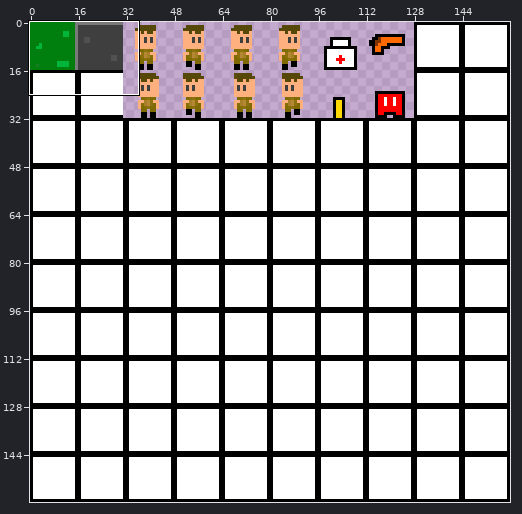
Edited in one commit: sprite sheet (Game_01/res/spritesheet.png). The picture above shows the old version from afar; the outline marks the close-up.
Close-up. The starting point:
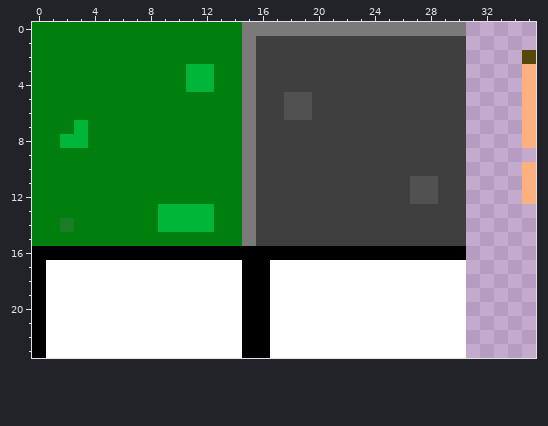
The file is 160x160 pixels. Pixels under 10% opacity are left out. Colours within 5 levels of each other are drawn and written as one. Shown: x 0..35, y 0..23.
Now the later version:
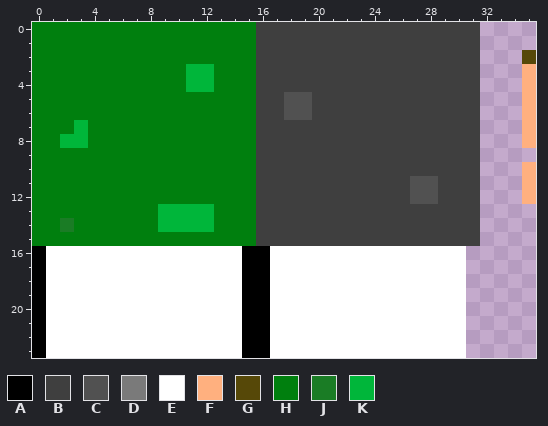
Palette (. is transparent): A #000000  B #3f3f3f  C #515151  D #7a7a7a  E #ffffff  F #ffb07f  G #564808  H #007f0e  J #1a7c25  K #00b63a
The exact change:
@@ x 0..35 @@
- 0 HHHHHHHHHHHHHHHDDDDDDDDDDDDDDDD.....
- 1 HHHHHHHHHHHHHHHDBBBBBBBBBBBBBBB.....
- 2 HHHHHHHHHHHHHHHDBBBBBBBBBBBBBBB....G
- 3 HHHHHHHHHHHKKHHDBBBBBBBBBBBBBBB....F
- 4 HHHHHHHHHHHKKHHDBBBBBBBBBBBBBBB....F
- 5 HHHHHHHHHHHHHHHDBBCCBBBBBBBBBBB....F
- 6 HHHHHHHHHHHHHHHDBBCCBBBBBBBBBBB....F
- 7 HHHKHHHHHHHHHHHDBBBBBBBBBBBBBBB....F
- 8 HHKKHHHHHHHHHHHDBBBBBBBBBBBBBBB....F
- 9 HHHHHHHHHHHHHHHDBBBBBBBBBBBBBBB.....
-10 HHHHHHHHHHHHHHHDBBBBBBBBBBBBBBB....F
-11 HHHHHHHHHHHHHHHDBBBBBBBBBBBCCBB....F
-12 HHHHHHHHHHHHHHHDBBBBBBBBBBBCCBB....F
-13 HHHHHHHHHKKKKHHDBBBBBBBBBBBBBBB.....
-14 HHJHHHHHHKKKKHHDBBBBBBBBBBBBBBB.....
-15 HHHHHHHHHHHHHHHDBBBBBBBBBBBBBBB.....
-16 AAAAAAAAAAAAAAAAAAAAAAAAAAAAAAA.....
+ 0 HHHHHHHHHHHHHHHHBBBBBBBBBBBBBBBB....
+ 1 HHHHHHHHHHHHHHHHBBBBBBBBBBBBBBBB....
+ 2 HHHHHHHHHHHHHHHHBBBBBBBBBBBBBBBB...G
+ 3 HHHHHHHHHHHKKHHHBBBBBBBBBBBBBBBB...F
+ 4 HHHHHHHHHHHKKHHHBBBBBBBBBBBBBBBB...F
+ 5 HHHHHHHHHHHHHHHHBBCCBBBBBBBBBBBB...F
+ 6 HHHHHHHHHHHHHHHHBBCCBBBBBBBBBBBB...F
+ 7 HHHKHHHHHHHHHHHHBBBBBBBBBBBBBBBB...F
+ 8 HHKKHHHHHHHHHHHHBBBBBBBBBBBBBBBB...F
+ 9 HHHHHHHHHHHHHHHHBBBBBBBBBBBBBBBB....
+10 HHHHHHHHHHHHHHHHBBBBBBBBBBBBBBBB...F
+11 HHHHHHHHHHHHHHHHBBBBBBBBBBBCCBBB...F
+12 HHHHHHHHHHHHHHHHBBBBBBBBBBBCCBBB...F
+13 HHHHHHHHHKKKKHHHBBBBBBBBBBBBBBBB....
+14 HHJHHHHHHKKKKHHHBBBBBBBBBBBBBBBB....
+15 HHHHHHHHHHHHHHHHBBBBBBBBBBBBBBBB....
+16 AEEEEEEEEEEEEEEAAEEEEEEEEEEEEEE.....
 17 AEEEEEEEEEEEEEEAAEEEEEEEEEEEEEE.....
Boxes around the changes in both close-ups, in picture pixels (x1, y1, x2, y2):
changed: (46, 22, 480, 260)
